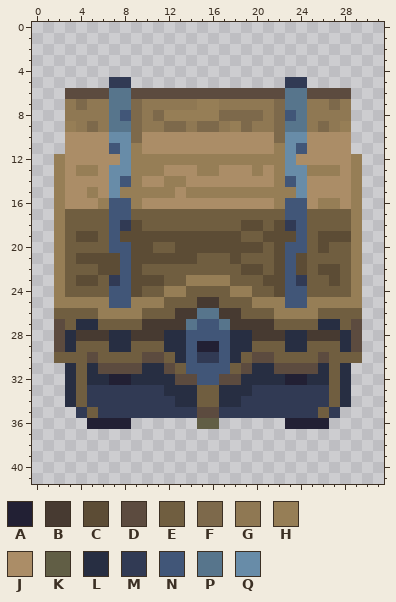
Pixel-art sprite -- Game Arts/Chest2.png. Above is the file before it was changed.
The file is 32x42 pixels. Colours within 5 levels of each other are drawn and written as one.
Palette (. is transparent): A #222034  B #473a31  C #5c4c35  D #5c4b3f  E #705e40  F #7d694b  G #8f7853  H #967e56  J #ab8d67  K #615e45  L #272e42  M #313a54  N #415678  P #57758c  Q #688ca8
And afterwards:
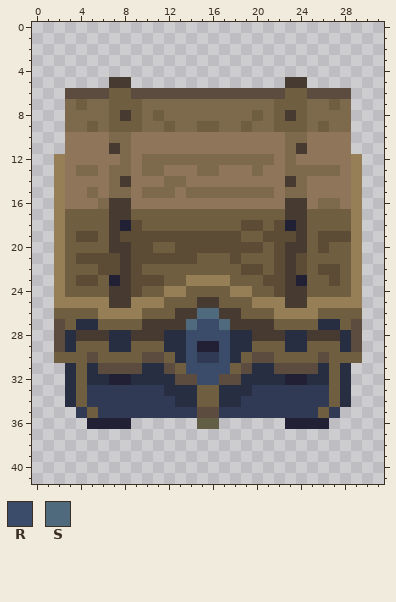
Colours new in this view: R #3a4c69  S #4f697d
What changed:
colour J: #ab8d67 -> #8f7559
Changed rows in their new state; - is a pixel that keeps its letter.
first column x 3:
 5 ----BB--------------BB----
 6 ----EE--------------EE----
 7 FEFFEEEFFFFFFFFFFFFEEEFFEF
 8 FFFFEBEFEFFFFF---EFEBEFFFF
 9 FFEFEEEFFE-FEEFFEFFEEEFEFF
10 ----FFJ------------JFF----
11 ----BFJ------------JFB----
12 -----FJFFFFFFFFFFFFJF-----
13 -FF-FFJFF---FF---F-JFFFFF-
14 ----FBJ--FF--------JBF----
15 --F-FFJFFF-FFFFFFFFJFF----
16 ---FBBJ------------JBB-FF-
17 ----BB--------------BB----
18 ----BA--------------AB----
19 ----B----------------B----
20 ----BB--------------BB----
21 -----B--------------B-----
22 -----B--------------B-----
23 ----AB--------------BA----
24 ----BB--------------BB----
25 ----BB--------------BB----
26 ------------SS------------
27 -----------SRRS-----------
28 -----------RRRR-----------
29 -----------R--R-----------
30 -----------R--R-----------
31 -----------RRRR-----------
32 ------------RR------------
Pixel boxes of the changes (left, top, right, bottom) in both pictures:
changed: (65, 77, 351, 308)
changed: (186, 308, 230, 385)
